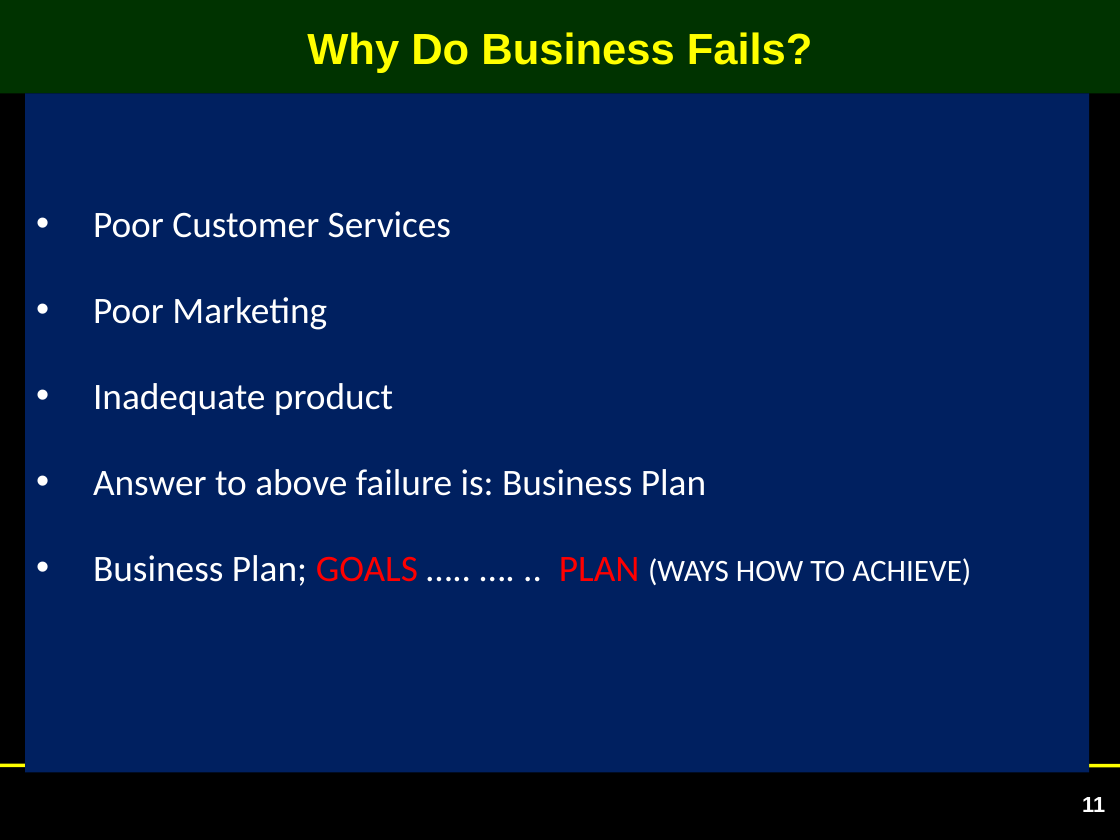
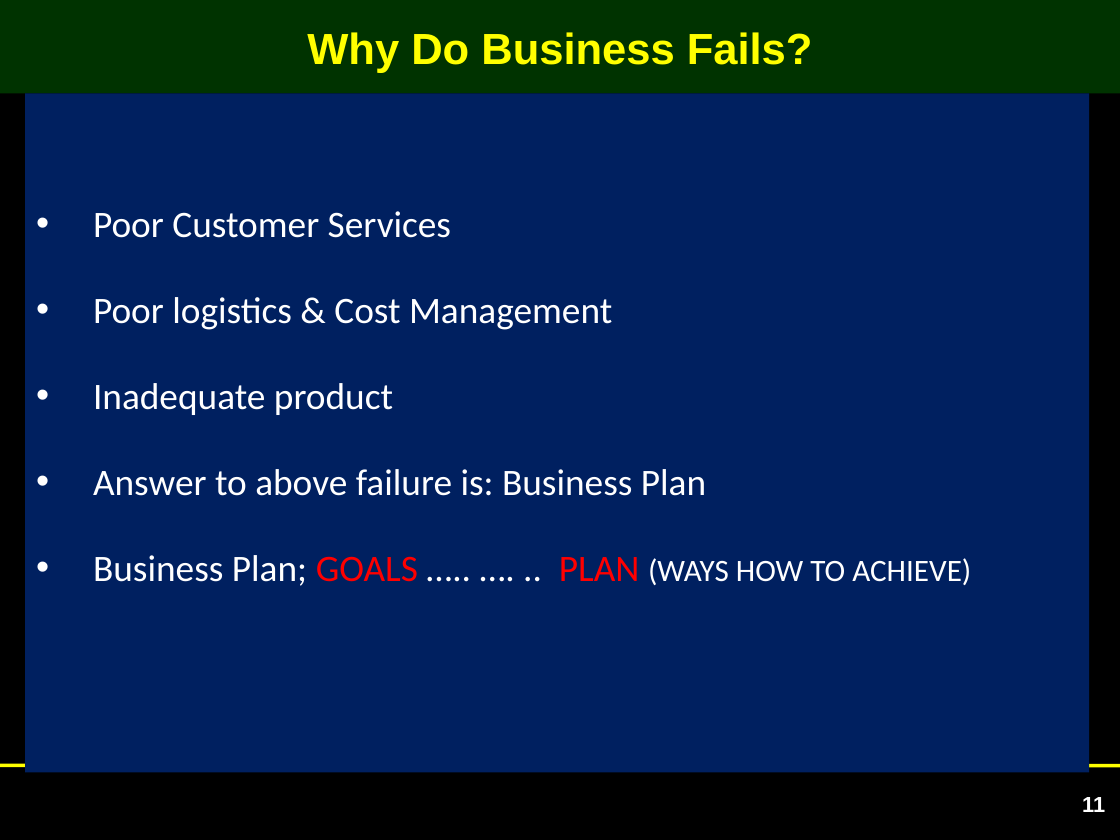
Before and after one commit to Muhammad-ABDUL-Kareem-381/Entreprenourship, a slide deck: slide 11 of Slides/Chapter 4 Writing a Business Plan-.pptx. Drawn at 1120x840 pixels with LibreOffice and Linux fonts; fonts in the diff are those of the drawing. Boxes give left, top, right and bottom in pixels: in the first picture for what was removed or moved away, otherwise in the second. Text is boxed around its words. In the diff, an @@ line names an element or a change of style, - is before the commit and + after.

Commit message:
Add entrepreneurship assignments, project files, and update Chapter 4 slides

```diff
--- a/Slides/Chapter 4 Writing a Business Plan-.pptx
+++ b/Slides/Chapter 4 Writing a Business Plan-.pptx
@@ text in rectangle at bbox=[93, 297, 612, 330]: text changed @@
-  • Poor Marketing
+  • Poor logistics & Cost Management
```
Also in this commit, not shown: 32 other files.
